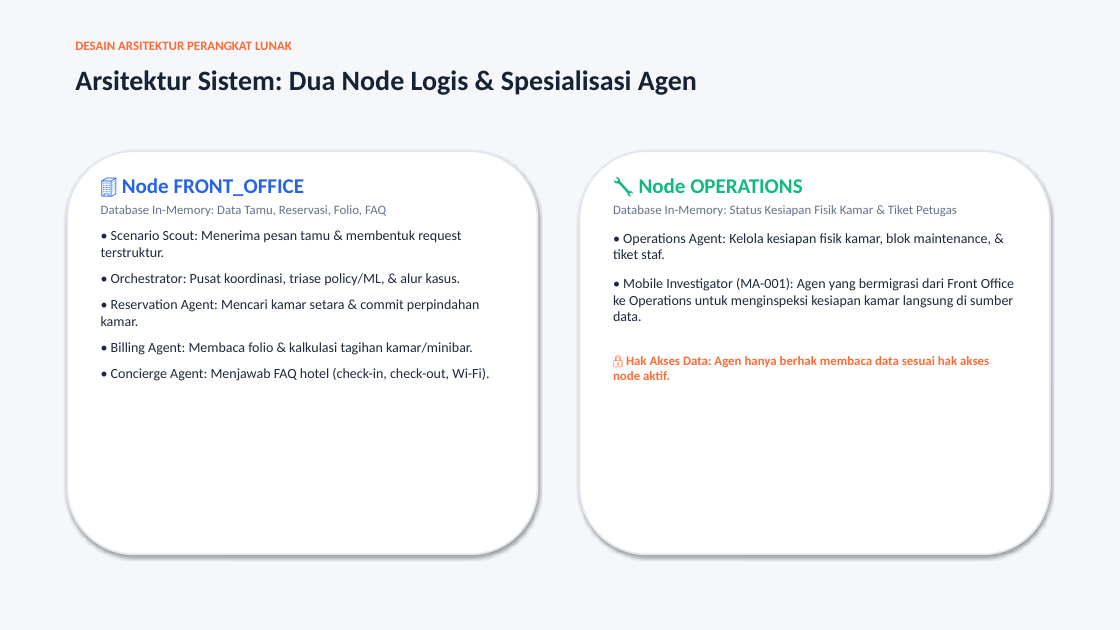
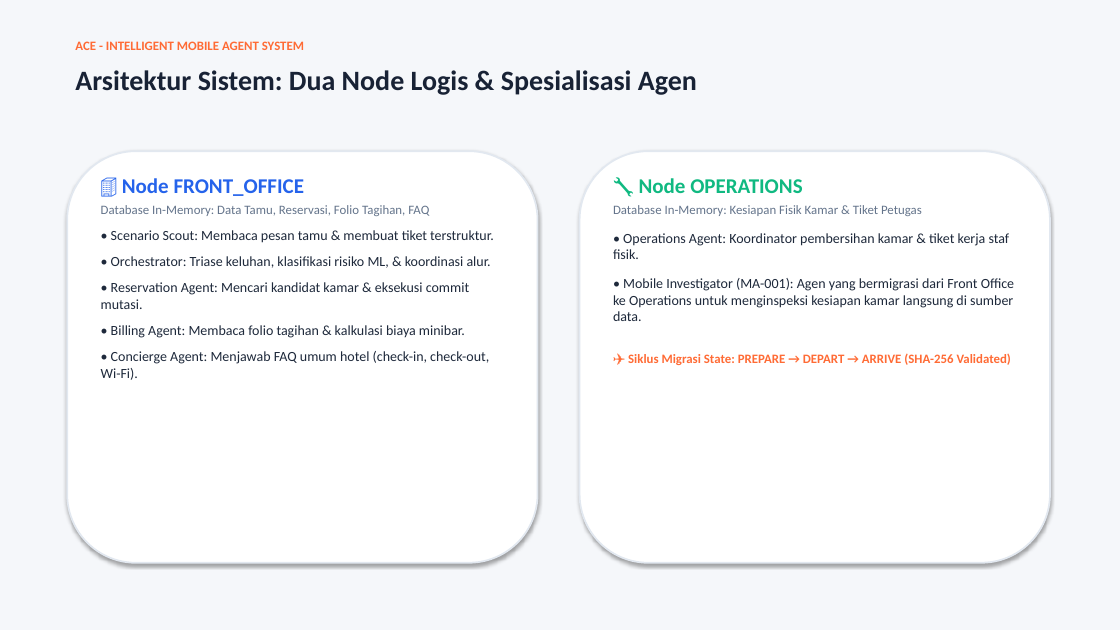
Before and after one commit to allail-qadrillah/ACE-Intelliegent-Mobile-Agent-System, a slide deck: slide 7 of presentasi_ace_mobile_agent_v3.pptx (slide 6 before the commit). Drawn at 1120x630 pixels with LibreOffice and Linux fonts; fonts in the diff are those of the drawing. Boxes give left, top, right and bottom in pixels: in the first picture for what was removed or moved away, otherwise in the second. Text is boxed around its words. In the diff, an @@ line names an element or a change of style, - is before the commit and + after.

Commit message:
docs: regenerate presentation slides v4 with business-first layout, usability features, and ROI calculator

```diff
--- a/presentasi_ace_mobile_agent_v3.pptx
+++ b/presentasi_ace_mobile_agent_v3.pptx
@@ text at (x1=75, y1=41, x2=304, y2=50): text changed @@
-DESAIN ARSITEKTUR PERANGKAT LUNAK
+ACE - INTELLIGENT MOBILE AGENT SYSTEM
@@ rounded rectangle resized from (x1=67, y1=151, x2=538, y2=555) to (x1=67, y1=151, x2=538, y2=563) @@
@@ rounded rectangle resized from (x1=580, y1=151, x2=1050, y2=555) to (x1=580, y1=151, x2=1050, y2=563) @@
@@ text at (x1=101, y1=205, x2=494, y2=380): text changed @@
-Database In-Memory: Data Tamu, Reservasi, Folio, FAQ
-• Scenario Scout: Menerima pesan tamu & membentuk request terstruktur.
-• Orchestrator: Pusat koordinasi, triase policy/ML, & alur kasus.
-• Reservation Agent: Mencari kamar setara & commit perpindahan kamar.
-• Billing Agent: Membaca folio & kalkulasi tagihan kamar/minibar.
-• Concierge Agent: Menjawab FAQ hotel (check-in, check-out, Wi-Fi).
+Database In-Memory: Data Tamu, Reservasi, Folio Tagihan, FAQ
+• Scenario Scout: Membaca pesan tamu & membuat tiket terstruktur.
+• Orchestrator: Triase keluhan, klasifikasi risiko ML, & koordinasi alur.
+• Reservation Agent: Mencari kandidat kamar & eksekusi commit mutasi.
+• Billing Agent: Membaca folio tagihan & kalkulasi biaya minibar.
+• Concierge Agent: Menjawab FAQ umum hotel (check-in, check-out, Wi-Fi).
@@ text at (x1=613, y1=205, x2=1010, y2=259): text changed @@
-Database In-Memory: Status Kesiapan Fisik Kamar & Tiket Petugas
-• Operations Agent: Kelola kesiapan fisik kamar, blok maintenance, & tiket staf.
+Database In-Memory: Kesiapan Fisik Kamar & Tiket Petugas
+• Operations Agent: Koordinator pembersihan kamar & tiket kerja staf fisik.
@@ text at (x1=628, y1=353, x2=1011, y2=365): text changed @@
-🔒 Hak Akses Data: Agen hanya berhak membaca data sesuai hak akses node aktif.
+✈️ Siklus Migrasi State: PREPARE → DEPART → ARRIVE (SHA-256 Validated)
```
Also in this commit, not shown: 5 other slides changed, 4 slides added, 5 slides removed, 2 other files.
